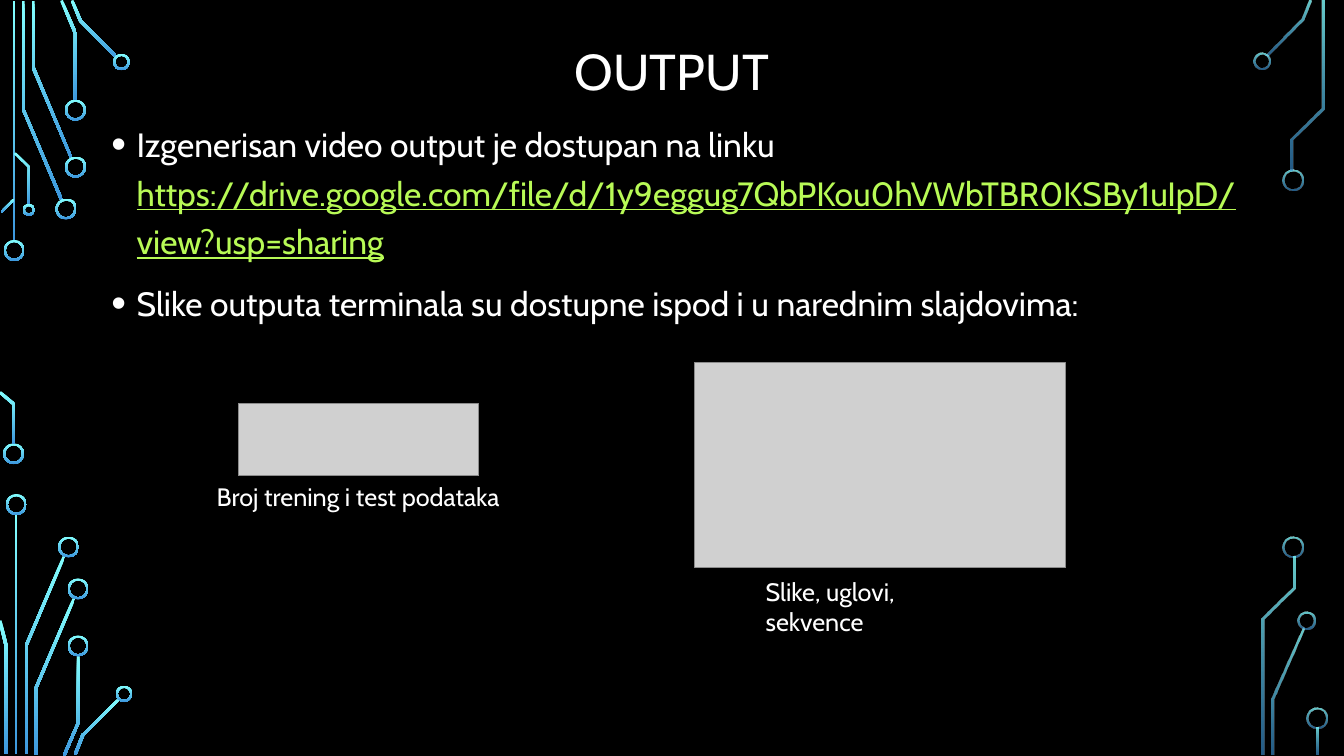
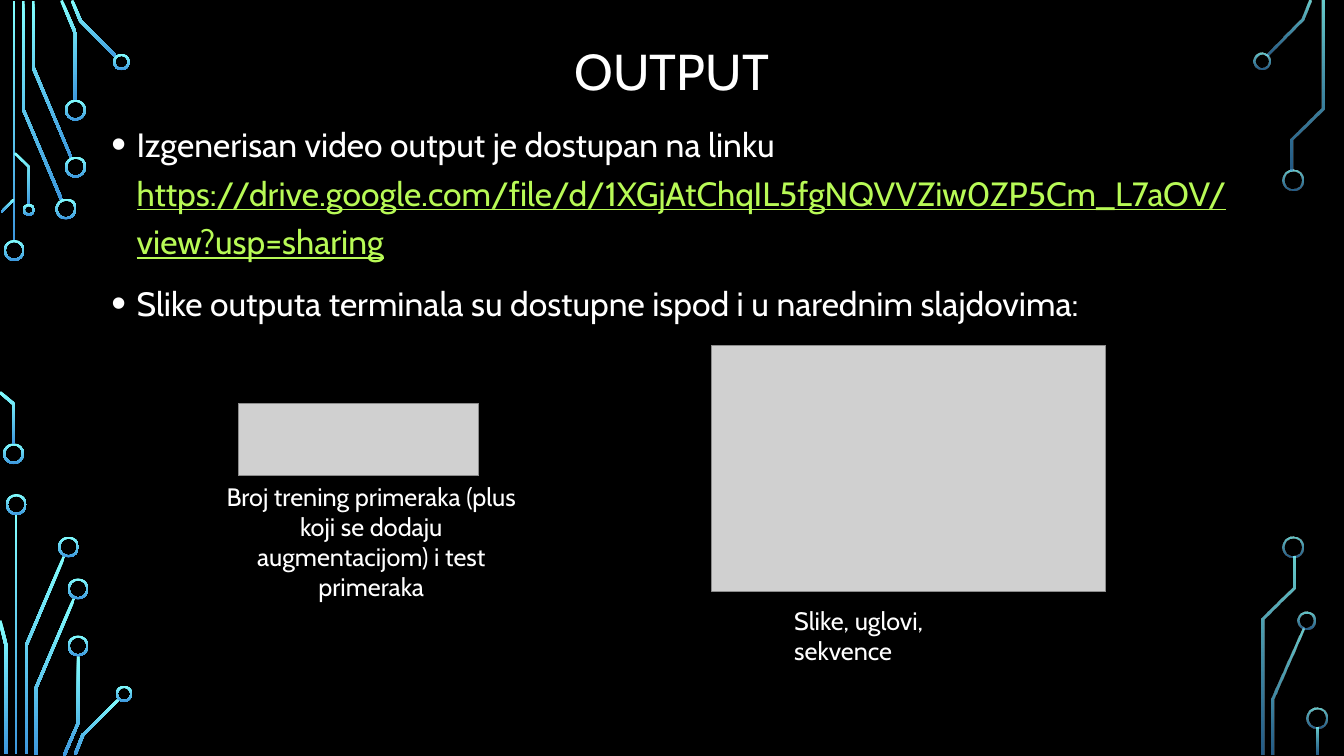
Before and after one commit to jglintic/duboko_ucenje, a slide deck: slide 17 of dubuko_ucenje_projekat_ppt.pptx. Drawn at 1344x756 pixels with LibreOffice and Linux fonts; fonts in the diff are those of the drawing; grey boxes stand for pictures; background and template pictures are left out. Boxes give left, top, right and bottom in pixels: in the first picture for what was removed or moved away, otherwise in the second. Text is boxed around its words. In the diff, an @@ line names an element or a change of style, - is before the commit and + after.

Commit message:
Presentation and output updates

```diff
--- a/dubuko_ucenje_projekat_ppt.pptx
+++ b/dubuko_ucenje_projekat_ppt.pptx
@@ text at box(137, 131, 1227, 262): text changed @@
-• Izgenerisan video output je dostupan na linku https://drive.google.com/file/d/1y9eggug7QbPKou0hVWbTBR0KSBy1uIpD/view?usp=sharing
+• Izgenerisan video output je dostupan na linku https://drive.google.com/file/d/1XGjAtChqIL5fgNQVVZiw0ZP5Cm_L7aOV/view?usp=sharing
@@ picture: place and size @@
-picture at box(695, 363, 1066, 569)
+picture at box(712, 345, 1106, 592)
@@ text at box(227, 487, 516, 572): text changed @@
-Broj trening i test podataka
+Broj trening primeraka (plus koji se dodaju augmentacijom) i test primeraka
@@ text "Slike, uglovi, sekvence": place and size @@
-text "Slike, uglovi, sekvence" at box(766, 582, 894, 632)
+text "Slike, uglovi, sekvence" at box(794, 611, 923, 661)
```
Also in this commit, not shown: 13 other slides changed, 1 slide added, 1 slide removed.
